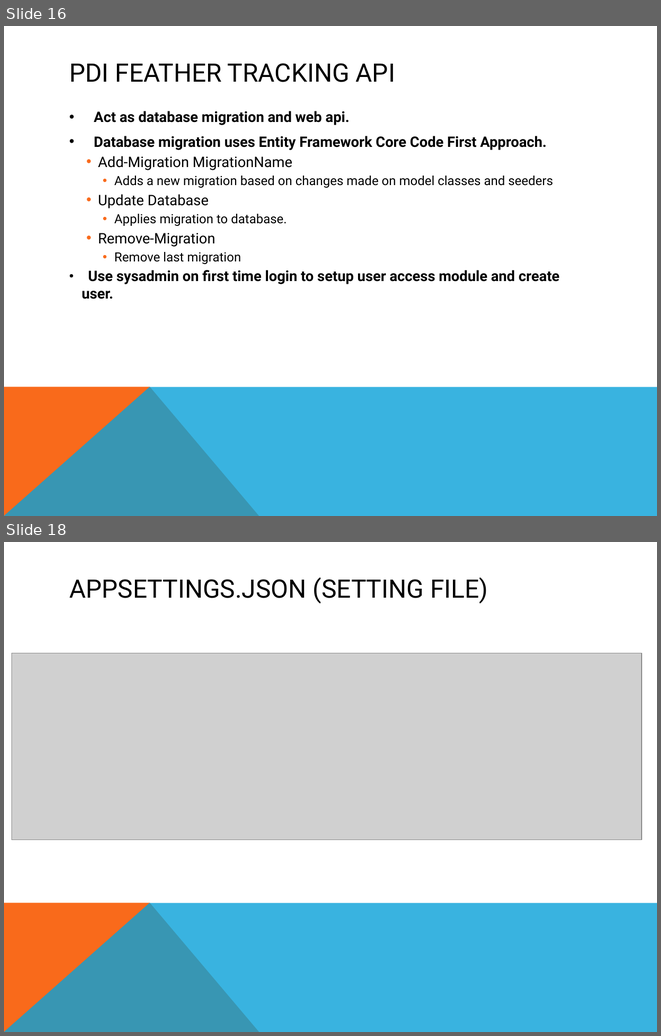
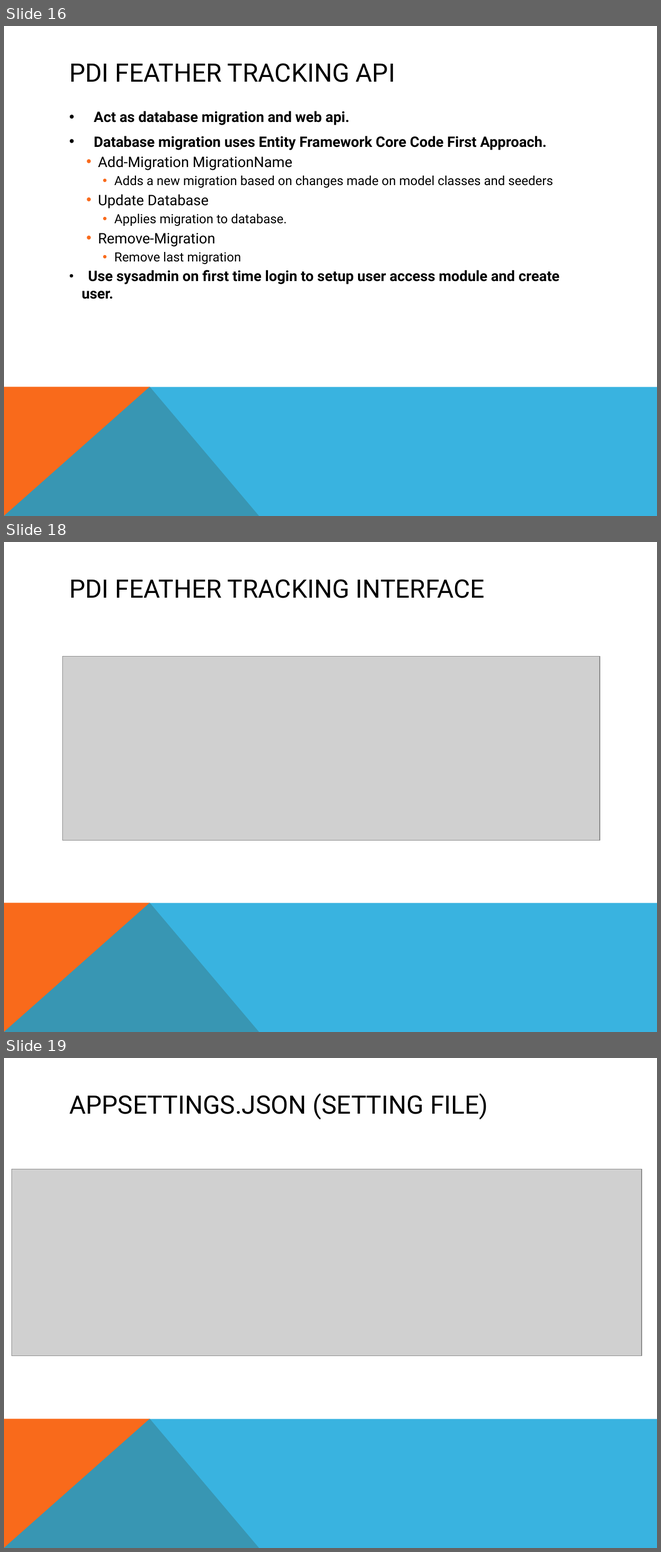
Before and after one commit to chiewx96/PDI_Project, a slide deck: PDI_Feather_Tracking_WPF/PDI_Feather_Tracking_WPF/PDI Feather tracking.pptx. Shown one above the other, each under a label of ours: slides 16 and 18 before the commit, slides 16, 18 and 19 after it; the slides between them are not shown. The pictures are 661x1036 and 661x1552 pixels, drawn with LibreOffice and Linux fonts; fonts in the diff are those of the drawing; grey boxes stand for pictures. Boxes give left, top, right and bottom in pixels: in the first picture for what was removed or moved away, otherwise in the second. Text is boxed around its words. In the diff, an @@ line names an element or a change of style, - is before the commit and + after.

```diff
--- a/PDI_Feather_Tracking_WPF/PDI_Feather_Tracking_WPF/PDI Feather tracking.pptx
+++ b/PDI_Feather_Tracking_WPF/PDI_Feather_Tracking_WPF/PDI Feather tracking.pptx
@@ slide 18 added at bbox=[4, 542, 657, 1032], background #FFFFFF; not listed: 2 template elements that a slide beside it also shows @@
@@ title added at bbox=[69, 579, 485, 598], 28 pt, text #000000 @@
+PDI FEATHER TRACKING INTERFACE
@@ picture added at bbox=[63, 656, 600, 840] @@
@@ what was slide 18 is now slide 19 @@
```
Also in this commit, not shown: 1 slide changed, 7 other files.
